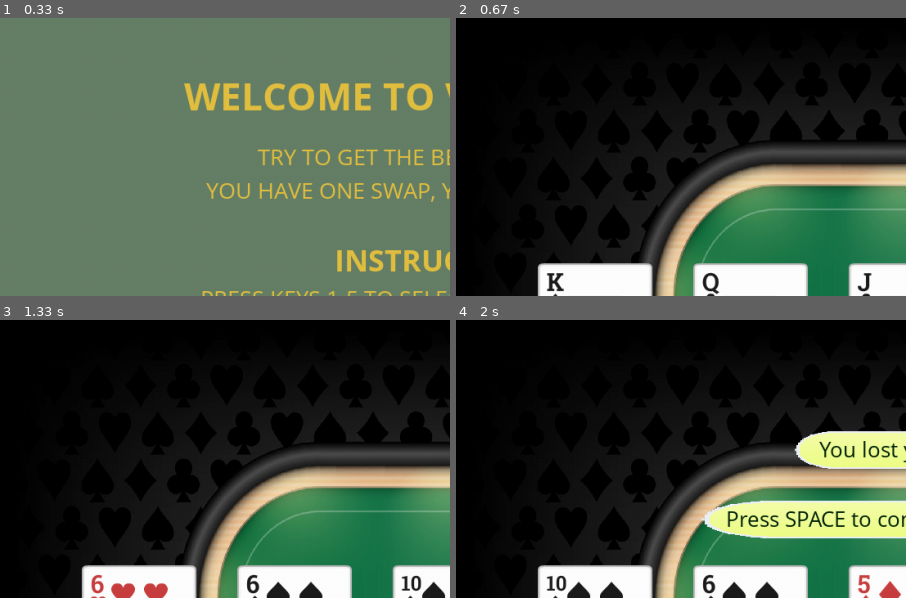
Above: before the commit, frames 1-4 (two rows, left to right).
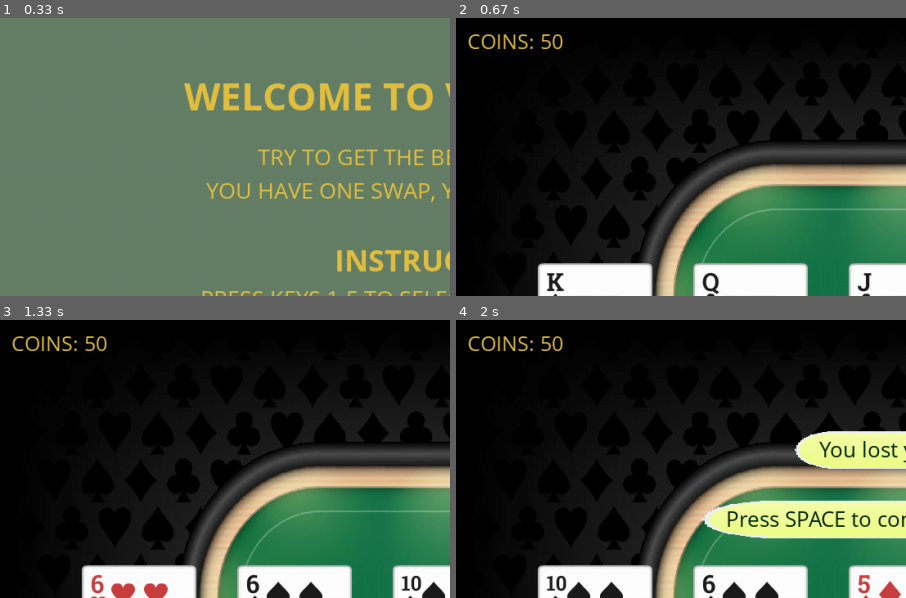
Above: after the commit, the same moments.

Repository: jungleistx/poker_game
Game: pygame game, started from main.py
Two runs of this game, one before a commit and one after it. Both use one fixed random seed, a clock stepped at 60 frames per second and the inputs below.
Inputs:
- Up to frame 1 (0.33 s): no input
- Up to frame 2 (0.67 s): tap Space at 0.33 s
- Up to frame 3 (1.33 s): click "Continue" at 0.72 s; tap Space at 1 s
- Up to frame 4 (2 s): tap 1 at 1.33, 1.82 s; tap Space at 1.73 s
The pictures show only the part of the screen within x 0-50%, y 0-50%; the shares and areas given below are measured in that part.

Frame 1 is identical in both runs. In frame 2, 0.5% of the frame differs, in the area x 2-24%, y 5-12%; in frame 3, 0.5%; in frame 4, 0.5%.

Commit message:
mod Window, add call to draw_coins()

Diff:
--- a/classes/window.py
+++ b/classes/window.py
@@ -245,6 +245,7 @@
 
 		while True:
 			self.background.draw_image(self.window)
+			self.game.player.draw_coins(self.window)
 			self.set_card_locations()
 			self.check_events()
 			self.draw_cards()
